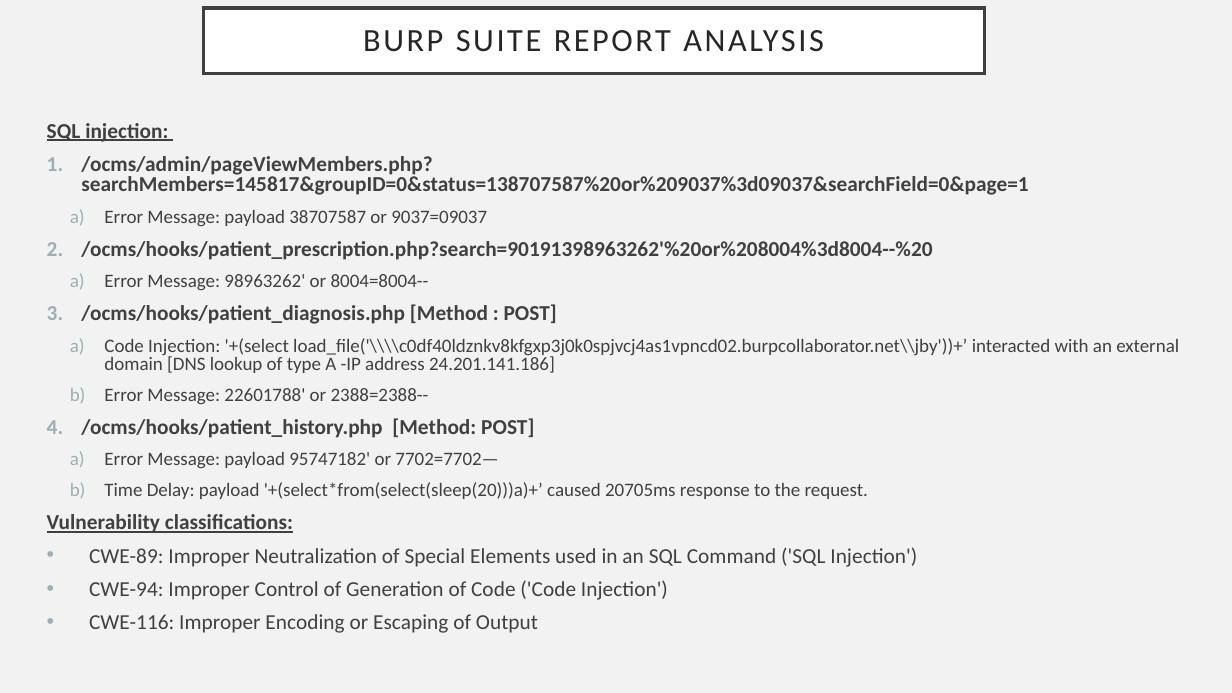
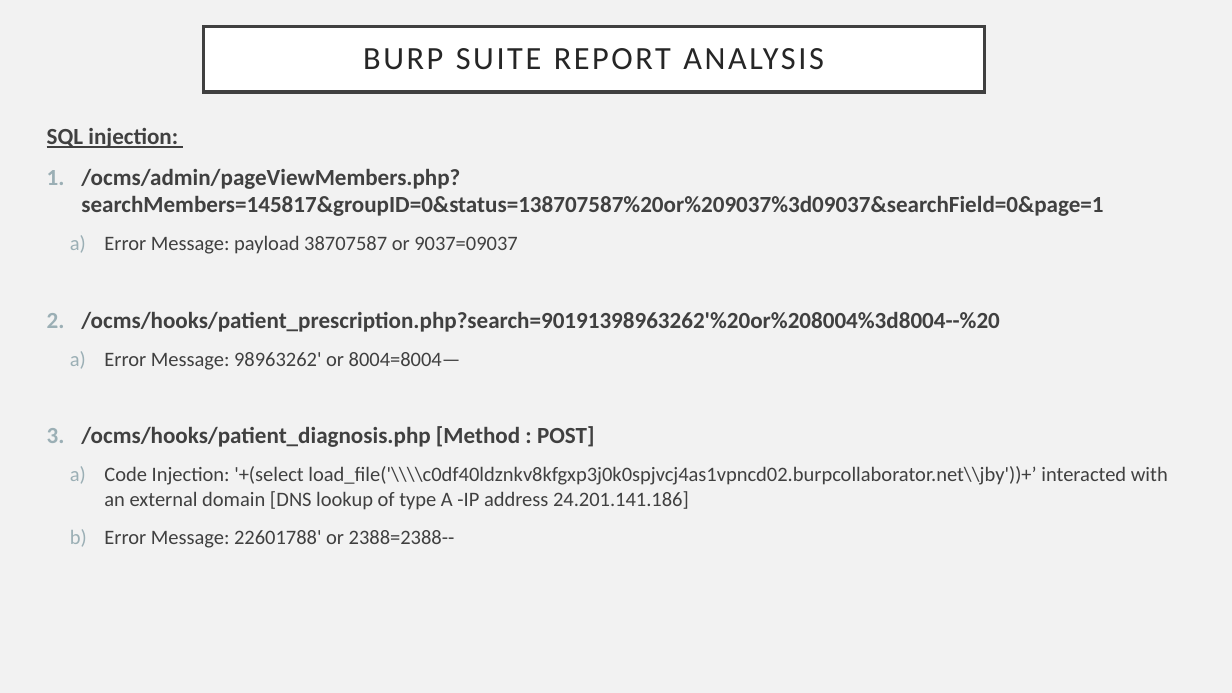
Before and after one commit to ar4f4t/INSE-6140-Project, a slide deck: slide 7 of Presentation Slides/Presentation Slide.pptx (slide 4 before the commit). Drawn at 1232x693 pixels with LibreOffice and Linux fonts; fonts in the diff are those of the drawing. Boxes give left, top, right and bottom in pixels: in the first picture for what was removed or moved away, otherwise in the second. Text is boxed around its words. In the diff, an @@ line names an element or a change of style, - is before the commit and + after.

```diff
--- a/Presentation Slides/Presentation Slide.pptx
+++ b/Presentation Slides/Presentation Slide.pptx
@@ title "BURP SUITE REPORT ANALYSIS": place and size @@
-title "BURP SUITE REPORT ANALYSIS" at bbox=[203, 8, 984, 74]
+title "BURP SUITE REPORT ANALYSIS" at bbox=[203, 27, 984, 92]
@@ text at bbox=[47, 128, 1168, 548]: size 16.6 to 18 pt in "SQL injection:", "/ocms/admin/pageViewMembers.php?searchMembers=145817&groupID ...", "/ocms/hooks/patient_prescription.php?search=90191398963262'% ...", "/ocms/hooks/patient_diagnosis.php [Method : POST]"; size 14.8 to 16 pt in "Error Message: payload 38707587 or 9037=09037", "Code Injection: '+(select load_file('\\\\c0df40ldznkv8kfgxp3 ...", "Error Message: 22601788' or 2388=2388--"; line spacing 0.8 to 1 @@
@@ text at bbox=[104, 352, 461, 370]: text changed; size 14.8 to 16 pt @@
-  a) Error Message: 98963262' or 8004=8004--
+  a) Error Message: 98963262' or 8004=8004—
@@ text at bbox=[47, 418, 917, 633]: paragraphs removed @@
-4. /ocms/hooks/patient_history.php [Method: POST]
-  a) Error Message: payload 95747182' or 7702=7702—
-  b) Time Delay: payload '+(select*from(select(sleep(20)))a)+’ caused 20705ms response to the request.
-Vulnerability classifications:
-• CWE-89: Improper Neutralization of Special Elements used in an SQL Command ('SQL Injection')
-• CWE-94: Improper Control of Generation of Code ('Code Injection')
-• CWE-116: Improper Encoding or Escaping of Output
```
Also in this commit, not shown: 1 other slide changed, 5 slides added, 1 slide removed.
